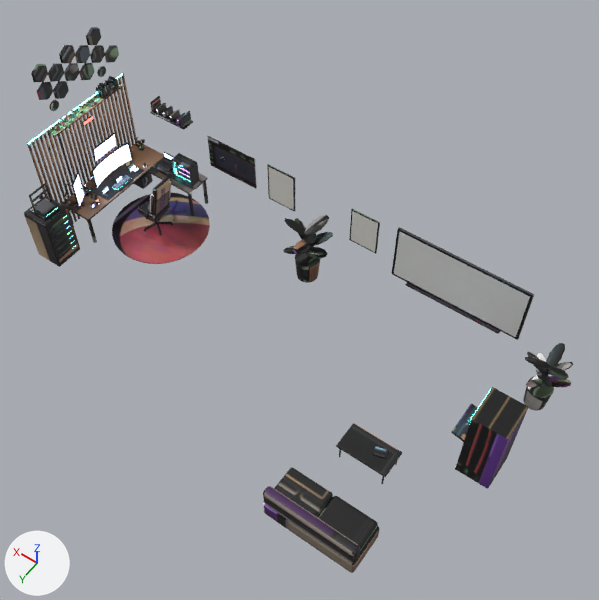
An edit to the glTF model web/assets/zones/studio.glb, drawn before and after from the same camera.
Both versions are drawn from a 50 mm lens placed at (10.74, 9.5, 13.67), pointed at (15.92, 2.25, 2.26). Lighting does not change. The marker at lower left points along +X, +Y and +Z. The first picture is the older version. Vertices at exactly the same position are counted once.

The first picture shows 'screen_board', 'screen_poster', 'studio_baked' and 9 more.
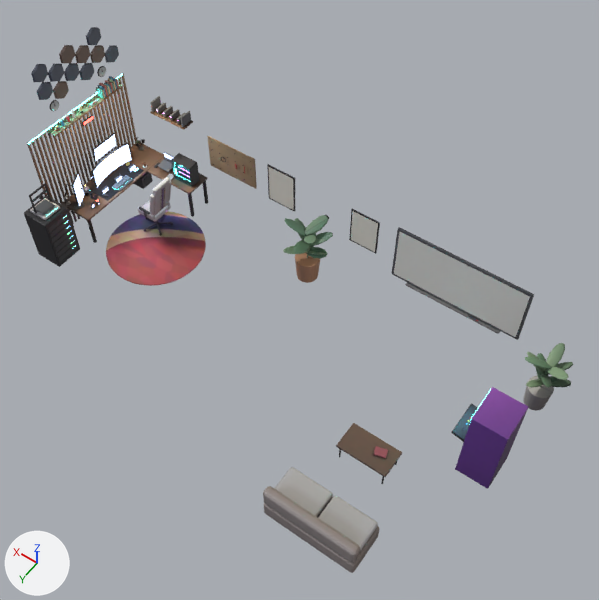
Boxes (x1, y1, x2, y2) around the edits, measured in the pictures (599 x 600 px; the box of a moved part takes in the faces that stretch with it):
part 1 of me_desk_top, moved or reshaped: before (112, 193, 210, 264); after (106, 211, 206, 286)
part 2 of me_desk_top, surface changed: (24, 28, 573, 573) in both

Patch to the scene script:
```diff
--- a/web/assets/zones/studio.glb.py
+++ b/web/assets/zones/studio.glb.py
@@ me_desk_top @@
 me_desk_top.from_pydata(...)  # 16224 vertices, 30700 faces; spans x 11.4..22.0, y -0.05..5.15, z 0.45..4.4
 # used by ob_studio_baked; location = (0.0, 0.0, 0.0)
+# me_desk_top part 1: the loose piece of 144 vertices spanning x 19.3..21.4, y 0.15..2.25, z 0.45..0.46 is moved by (-0.3, 0.5, 0.0)
+# me_desk_top part 2: 22056 kept faces spanning x 11.4..22.0, y -0.05..5.15, z 0.45..4.4 get new texture (UV) coordinates
 me_desk_top.materials.append(mat_m_studio_baked)
```
